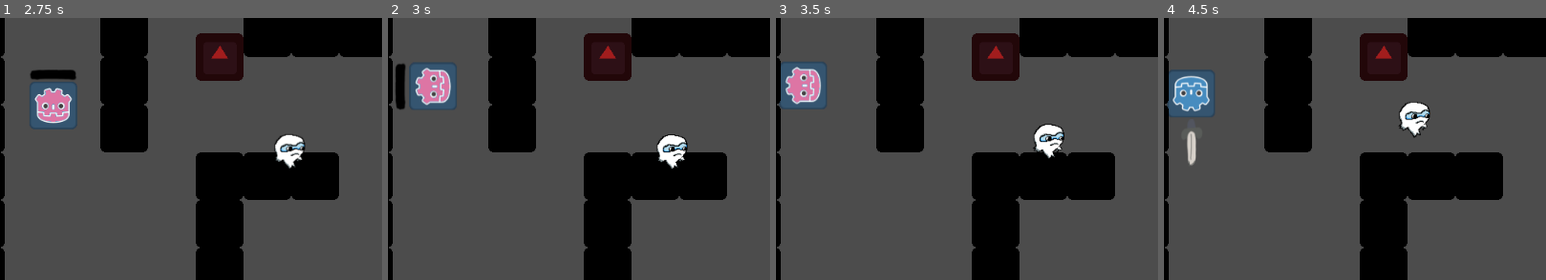
Above: before the commit, frames 1-4 (left to right).
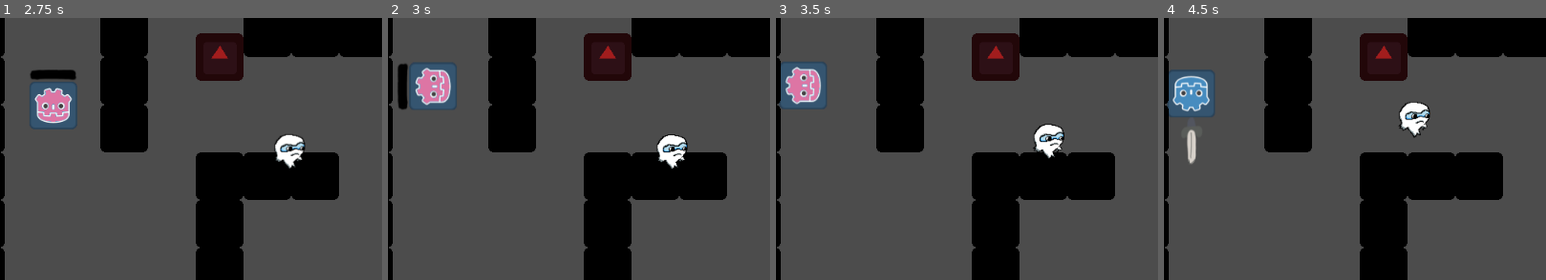
Above: after the commit, the same moments.

Repository: mfurtak/gmtk-game-jam-2019
Game: Godot game, scene res://menus/MainMenu.tscn
Same seed, same stepped clock (60 frames per second), same inputs: the game is played once before the commit and once after it. The engine's default icon, where the game draws it, is replaced by a stand-in: a white triangle on a blue panel in a dark square.
Inputs:
- Up to frame 1 (2.75 s): click "New Game" at 0.5 s; hold Up (ui_up) from 1.28 s (still down); tap Space (ui_select) at 1.52, 2.27 s
- Up to frame 2 (3 s): release Up (ui_up) at 2.78 s; hold Left (ui_left) from 2.78 s (still down)
- Up to frame 3 (3.5 s): keep holding Left (ui_left)
- Up to frame 4 (4.5 s): tap Space (ui_select) at 3.77 s; release Left (ui_left) at 4.28 s; hold Down (ui_down) from 4.28 s (still down)
The pictures show only the part of the screen within x 6-56%, y 29-79%; the shares and areas given below are measured in that part.

Frame 1 is identical in both runs. In frame 2, 0.3% of the frame differs, in the area x 2-6%, y 17-35%; in frame 3, less than 0.1%; in frame 4, less than 0.1%.

Commit message:
Shoot tweaks

Diff:
--- a/gmtk-godot/Player.tscn
+++ b/gmtk-godot/Player.tscn
@@ -81,12 +81,15 @@
 
 [node name="SwordAttackTimer" type="Timer" parent="."]
 wait_time = 0.3
+one_shot = true
 
 [node name="ShieldAttackTimer" type="Timer" parent="."]
 wait_time = 0.5
+one_shot = true
 
 [node name="BowCooldown" type="Timer" parent="."]
 wait_time = 0.5
+one_shot = true
 
 [node name="Equipped" type="Node2D" parent="."]
 
--- a/gmtk-godot/menus/MainMenu.tscn
+++ b/gmtk-godot/menus/MainMenu.tscn
@@ -17,6 +17,7 @@
 font_data = ExtResource( 2 )
 
 [node name="MainMenu" type="MarginContainer"]
+editor/display_folded = true
 anchor_right = 1.0
 anchor_bottom = 1.0
 margin_left = 64.0
